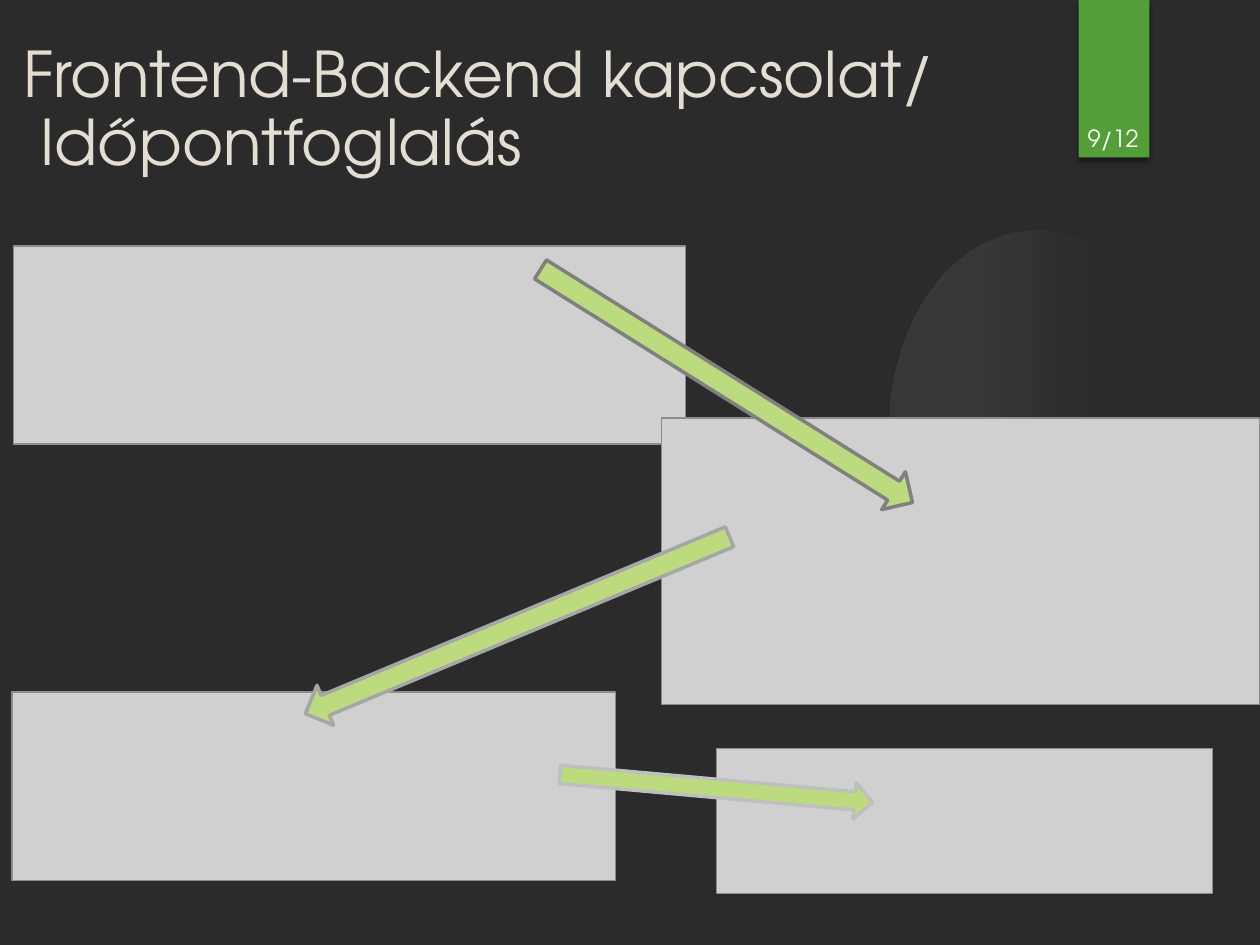
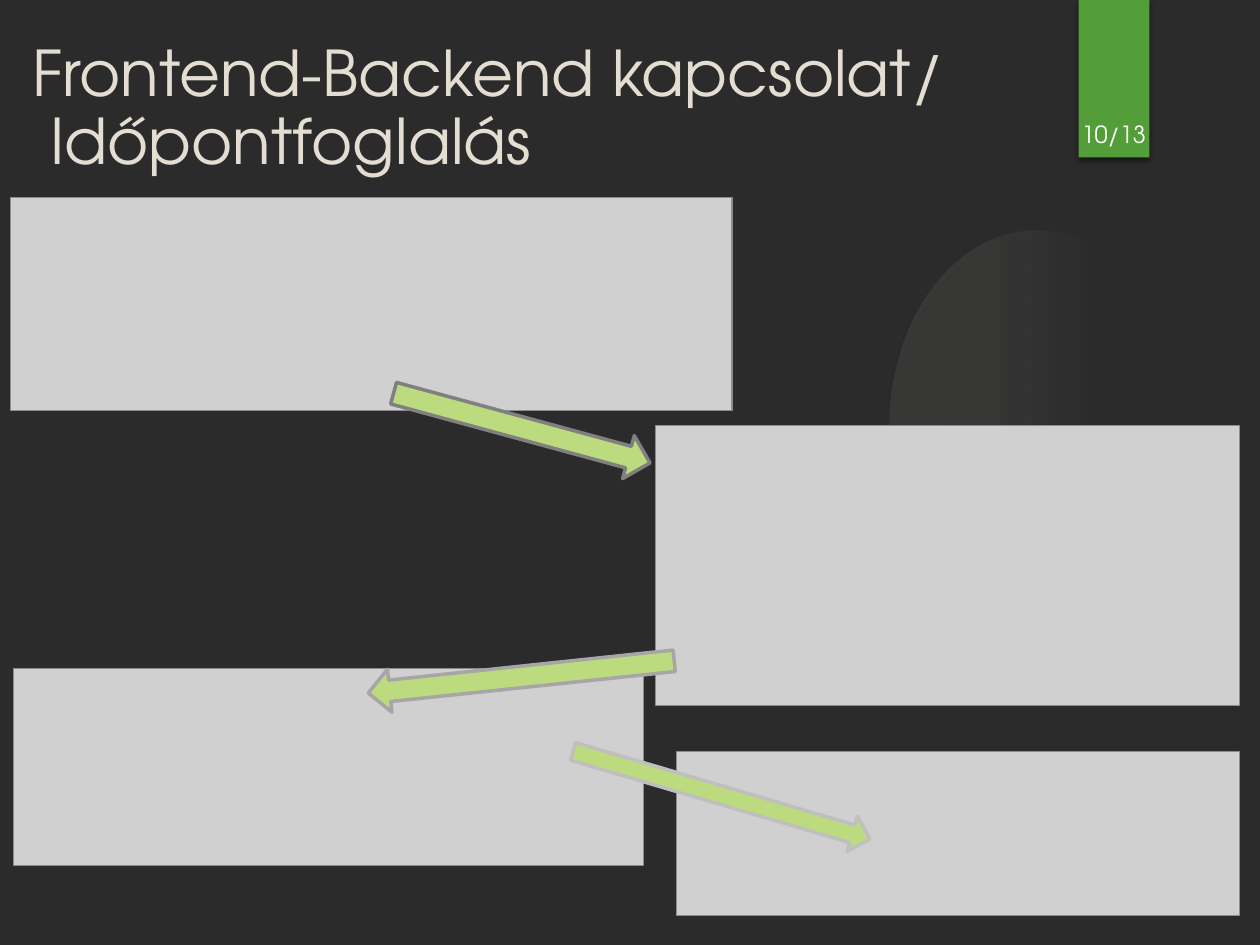
Before and after one commit to smnandor/Tervez-s-I.-II., a slide deck: slide 10 of Tervezes II/presentations/Szakdolgozat_prezentáció_4_3_IAUL0M_v7.pptx (slide 9 before the commit). Drawn at 1260x945 pixels with LibreOffice and Linux fonts; fonts in the diff are those of the drawing; grey boxes stand for pictures; background and template pictures are left out; a plain dark background stands for a picture behind light text. Boxes give left, top, right and bottom in pixels: in the first picture for what was removed or moved away, otherwise in the second. Text is boxed around its words. In the diff, an @@ line names an element or a change of style, - is before the commit and + after.

```diff
--- a/Tervezes II/presentations/Szakdolgozat_prezentáció_4_3_IAUL0M_v7.pptx
+++ b/Tervezes II/presentations/Szakdolgozat_prezentáció_4_3_IAUL0M_v7.pptx
@@ title "Frontend-Backend kapcsolat/ Időpontfoglalás": place and size @@
-title "Frontend-Backend kapcsolat/ Időpontfoglalás" at (23, 50, 935, 179)
+title "Frontend-Backend kapcsolat/ Időpontfoglalás" at (33, 49, 944, 178)
@@ page number at (1082, 125, 1146, 147): text changed @@
-9/12
+10/13
@@ picture: place and size @@
-picture at (13, 246, 685, 444)
+picture at (11, 198, 733, 411)
@@ right arrow at (388, 372, 656, 484): rotation 32 to 15 degrees @@
@@ picture: place and size @@
-picture at (662, 418, 1260, 704)
+picture at (655, 426, 1239, 706)
@@ right arrow at (367, 639, 677, 714): rotation 157 to 174 degrees @@
@@ picture: place and size @@
-picture at (13, 692, 616, 881)
+picture at (13, 669, 643, 866)
@@ right arrow at (568, 734, 876, 857): rotation 5 to 16 degrees @@
@@ picture: place and size @@
-picture at (717, 748, 1213, 893)
+picture at (677, 751, 1240, 916)
```
Also in this commit, not shown: 11 other slides changed, 1 slide added, 25 other files.
